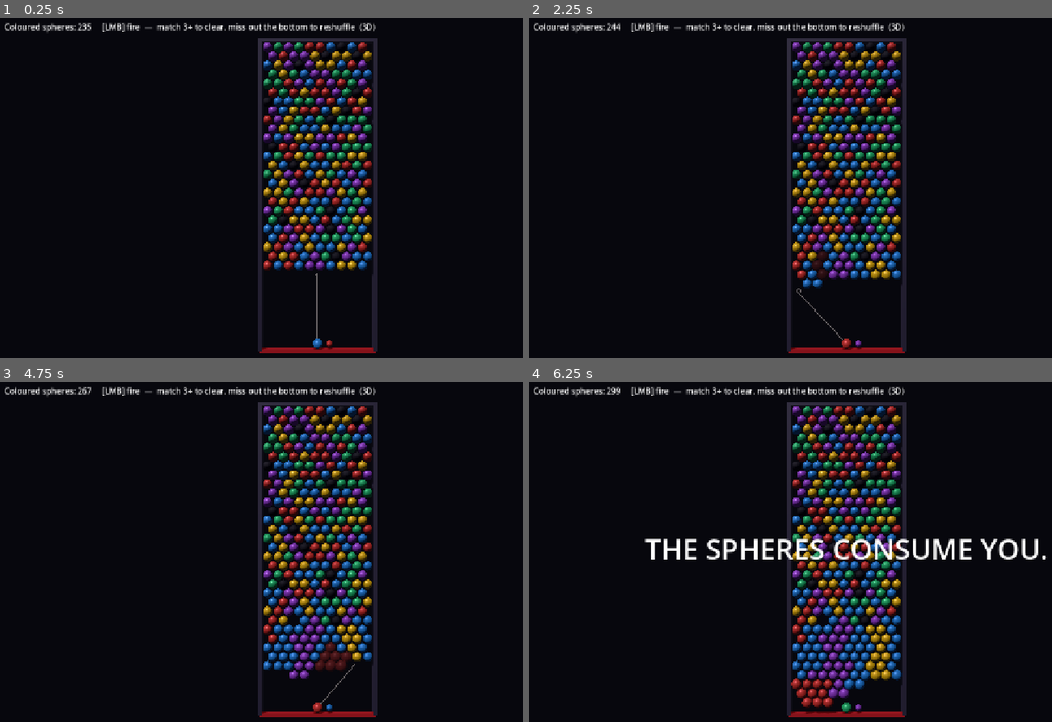
Above: before the commit, frames 1-4 (two rows, left to right).
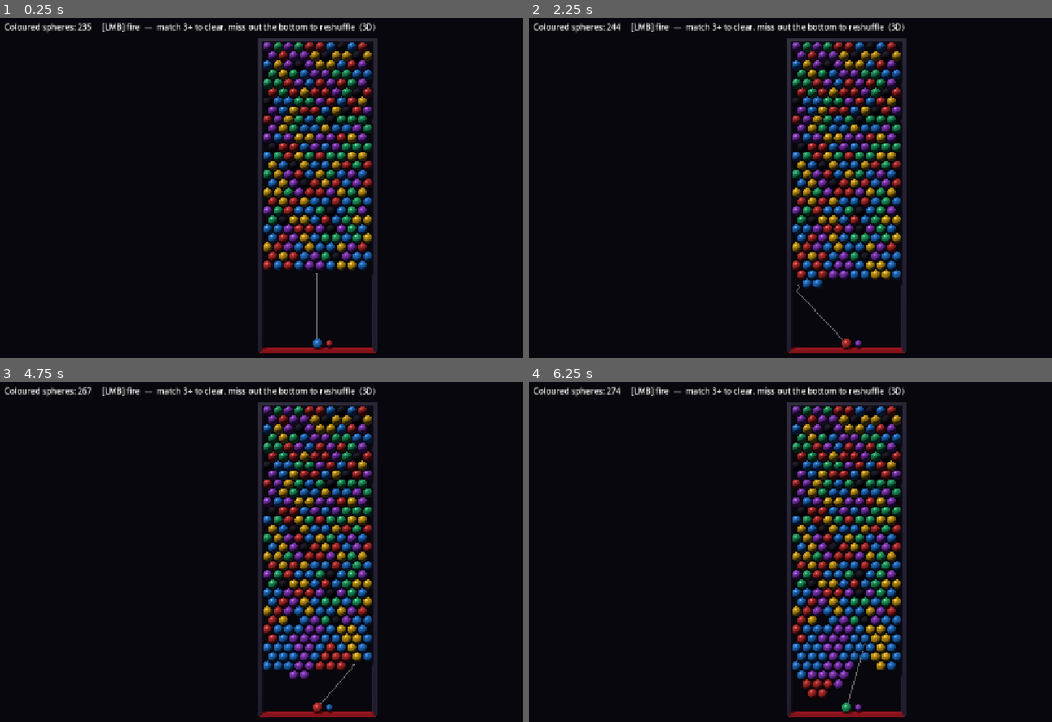
Above: after the commit, the same moments.

Repository: healplease/spheres-of-pain
Game: Godot game, scene res://scenes/level_3d.tscn
The game is run twice, just before and just after one commit, with the same random seed, the same clock (stepped at 60 frames per second) and the same inputs.
Inputs (mouse positions are in pixels of both pictures, inside the frame that each line leads up to):
- Up to frame 1 (0.25 s): no input
- Up to frame 2 (2.25 s): tap Enter at 0.5 s; move the mouse to (816, 269) at 0.52 s; press the mouse at (816, 269) at 0.53 s; move the mouse to (1041, 249) at 1.27 s; release the mouse at (1041, 249) at 1.28 s; click (1041, 249) at 1.35 s; move the mouse to (654, 140) at 2.02 s; press the mouse at (654, 140) at 2.03 s
- Up to frame 3 (4.75 s): tap Space at 2.75 s; move the mouse to (350, 558) at 2.77 s; release the mouse at (350, 558) at 2.78 s; click (350, 558) at 2.85 s; move the mouse to (219, 470) at 3.52 s; press the mouse at (219, 470) at 3.53 s; move the mouse to (460, 541) at 4.27 s; release the mouse at (460, 541) at 4.28 s; click (460, 541) at 4.35 s
- Up to frame 4 (6.25 s): move the mouse to (717, 579) at 5.02 s; press the mouse at (717, 579) at 5.03 s; tap Enter at 5.75 s; move the mouse to (910, 480) at 5.77 s; release the mouse at (910, 480) at 5.78 s; click (910, 480) at 5.85 s

The runs differ from the first frame. In frame 1, less than 0.1% of the frame differs, in the area x 60-61%, y 75-76%; in frame 2, 0.1%; in frame 3, 0.3%; in frame 4, 3.2%, in the area x 15-100%, y 1-98%.

Commit message:
graze ball and sequence popping

Diff:
--- a/scripts/core/hex.gd
+++ b/scripts/core/hex.gd
@@ -34,6 +34,25 @@
 	return out
 
 
+## Step distance between two cells on the lattice — the number of neighbour hops,
+## i.e. each cell in neighbors(a) is distance 1 from a. Computed via cube
+## coordinates so it's the true geometric hex distance, not a flood-fill.
+static func distance(a: Vector2i, b: Vector2i) -> int:
+	var ca := _to_cube(a)
+	var cb := _to_cube(b)
+	# Sum of the cube-axis deltas is always even, so this halving is exact.
+	@warning_ignore("integer_division")
+	return (abs(ca.x - cb.x) + abs(ca.y - cb.y) + abs(ca.z - cb.z)) / 2
+
+
+## odd-r offset cell -> cube coordinates (x + y + z == 0). The subtracted term is
+## always even, so the integer division is exact for negative rows too.
+static func _to_cube(cell: Vector2i) -> Vector3i:
+	var x := cell.x - (cell.y - (cell.y & 1)) / 2
+	var z := cell.y
+	return Vector3i(x, -x - z, z)
+
+
 static func cell_to_world(cell: Vector2i, origin: Vector2, d: float) -> Vector2:
 	var x_off := d * 0.5 if (cell.y & 1) == 1 else 0.0
 	return Vector2(
--- a/scripts/core/shot_simulator.gd
+++ b/scripts/core/shot_simulator.gd
@@ -10,6 +10,15 @@
 ## Walls: top (row 0 line) and sides reflect; the bottom is the miss-exit.
 ## Returns {path: PackedVector2Array, cell: Vector2i, miss: false} for a hit, or
 ## {path, miss: true} for a shot that exits the bottom without attaching.
+
+## How close (as a fraction of the cell spacing `diameter`) the moving sphere's
+## centre must come to a settled sphere's centre to count as a hit. At 0.92 the two
+## rendered spheres just touch (radius 0.46·diameter each); using less than that
+## gives the *moving* sphere a smaller hitbox than it looks, so a precise shot can
+## be threaded through a narrow gap between two field spheres — a skill play. Kept
+## above ~0.5 so a shot can't pass straight through two touching spheres. Both the
+## aim preview and the live shot run this same simulate(), so they stay identical.
+const HIT_DISTANCE_SCALE := 0.78
 
 var model: GridModel
 var diameter := 56.0
@@ -58,7 +67,7 @@
 func _nearest_occupied(p: Vector2):
 	var base := Hex.world_to_cell(p, origin, diameter)
 	var best = null
-	var bestd := diameter * 0.92
+	var bestd := diameter * HIT_DISTANCE_SCALE
 	var candidates: Array[Vector2i] = [base]
 	candidates.append_array(Hex.neighbors(base))
 	for c in candidates:
--- a/scripts/play3d/board_view_3d.gd
+++ b/scripts/play3d/board_view_3d.gd
@@ -25,6 +25,7 @@
 const SPAWN_TIME := 0.25   # grow-from-a-point duration for newly created spheres
 const POP_TIME := 0.20     # expand-and-fade duration for cleared spheres
 const POP_SCALE := 1.3     # how far a dying sphere swells before vanishing
+const POP_STAGGER := 0.1   # extra delay per unit of hex distance from the pop origin
 
 var model: GridModel
 var diameter := 56.0
@@ -62,7 +63,10 @@
 ##   removed   -> expand-and-fade pop
 ## `instant_cells` are cells that should appear full-size — e.g. the just-landed
 ## sphere, whose arrival the projectile already animated.
-func sync(instant_cells: Array = []) -> void:
+## When `pop_origin` is given (the cell the shot landed on), removed spheres pop in
+## a ripple: each waits POP_STAGGER per unit of hex distance from that origin, so
+## the cluster clears outward from the impact. Without it, all pops fire at once.
+func sync(instant_cells: Array = [], pop_origin = null) -> void:
 	# Added + recoloured.
 	for cell in model.cells:
 		var c: int = model.cells[cell]
@@ -78,7 +82,10 @@
 		if not model.cells.has(cell):
 			gone.append(cell)
 	for cell in gone:
-		_pop(cell)
+		var delay := 0.0
+		if pop_origin != null:
+			delay = Hex.distance(pop_origin, cell) * POP_STAGGER
+		_pop(cell, delay)
 
 
 func _mat_for(color: int) -> Material:
@@ -111,10 +118,21 @@
 
 ## Clear a sphere with an expand-and-fade pop, then free it. Removed from the
 ## tracking dict up front so a fast follow-up shot can refill the cell with a
-## fresh instance (the dying one keeps animating independently).
-func _pop(cell: Vector2i) -> void:
+## fresh instance (the dying one keeps animating independently). `delay` defers the
+## start of the animation (the sphere sits full-size until its turn in the ripple).
+func _pop(cell: Vector2i, delay := 0.0) -> void:
 	var mi: MeshInstance3D = _spheres[cell]
 	_spheres.erase(cell)
+	if delay > 0.0:
+		get_tree().create_timer(delay).timeout.connect(_play_pop.bind(mi))
+	else:
+		_play_pop(mi)
+
+
+## Run the expand-and-fade on an already-detached sphere, then free it.
+func _play_pop(mi: MeshInstance3D) -> void:
+	if not is_instance_valid(mi):
+		return
 	# Materials are shared across same-colour spheres; duplicate so fading this
 	# one doesn't fade the others.
 	var m := mi.material_override.duplicate() as StandardMaterial3D
--- a/scripts/play3d/level_controller_3d.gd
+++ b/scripts/play3d/level_controller_3d.gd
@@ -365,7 +365,9 @@
 			" orphaned=", res.orphaned.size(), " coloured=", model.count_colored())
 	if not res.did_pop:
 		model.grow()
-	board.sync([cell])   # the landed sphere appears full-size; grown spheres animate in
+	# On a pop, ripple the clear outward from the impact cell; on a dud the grown
+	# spheres just animate in (no removals, so pop_origin is irrelevant).
+	board.sync([cell], cell)   # the landed sphere appears full-size; grown spheres animate in
 	_advance_load()
 	shooter.enabled = true
 	_check_end()
--- /dev/null
+++ b/tests/test_hex.gd
@@ -0,0 +1,33 @@
+extends GutTest
+
+## Tests for Hex.distance — the odd-r offset hex step-distance used to time the
+## ripple pop. Each neighbour must be exactly one step away; distance is symmetric
+## and zero to self.
+
+
+func test_distance_to_self_is_zero() -> void:
+	assert_eq(Hex.distance(Vector2i(4, 3), Vector2i(4, 3)), 0, "a cell is distance 0 from itself")
+
+
+func test_every_neighbour_is_distance_one() -> void:
+	# Check on both row parities, including negative rows (cube halving must stay exact).
+	for cell in [Vector2i(5, 0), Vector2i(5, 1), Vector2i(3, 4), Vector2i(2, -1)]:
+		for nb in Hex.neighbors(cell):
+			assert_eq(Hex.distance(cell, nb), 1,
+				"%s -> %s is one step" % [cell, nb])
+
+
+func test_distance_is_symmetric() -> void:
+	var a := Vector2i(1, 0)
+	var b := Vector2i(7, 5)
+	assert_eq(Hex.distance(a, b), Hex.distance(b, a), "distance is symmetric")
+
+
+func test_two_steps_along_a_row() -> void:
+	# Two cells over on the same row are two steps apart.
+	assert_eq(Hex.distance(Vector2i(2, 0), Vector2i(4, 0)), 2, "two columns over is distance 2")
+
+
+func test_straight_down_two_rows() -> void:
+	# Going down two rows in the same column: each row step is one hop, so distance 2.
+	assert_eq(Hex.distance(Vector2i(3, 2), Vector2i(3, 4)), 2, "two rows down (same col) is distance 2")
--- a/tests/test_shot.gd
+++ b/tests/test_shot.gd
@@ -35,3 +35,25 @@
 	var sim := s.simulate(Vector2(640, 690), Vector2(0, -1))
 	assert_false(sim.get("miss", true), "straight-up into a stack should hit")
 	assert_true(sim.has("cell"), "a hit returns a snap cell")
+
+
+# --- threading: the moving sphere's hitbox is smaller than it looks --------------
+# Cell (5, 3) sits at world x = 654 (odd row, +28 offset). A straight-up shot grazes
+# it at a perpendicular distance equal to |654 - muzzle.x|.
+
+func test_close_pass_threads_the_gap() -> void:
+	# 47 px away: inside where two rendered spheres would touch (0.92·56 ≈ 51), but
+	# outside the reduced flying hitbox (0.78·56 ≈ 44) — so the shot slips past.
+	var s := _make_sim()
+	s.model.cells[Vector2i(5, 3)] = 0
+	var sim := s.simulate(Vector2(654.0 - 47.0, 690), Vector2(0, -1))
+	assert_true(sim.get("miss", false), "a 47px graze threads past, not a hit")
+
+
+func test_near_pass_still_hits() -> void:
+	# 30 px away: well within the flying hitbox, so it still collides and attaches.
+	var s := _make_sim()
+	s.model.cells[Vector2i(5, 3)] = 0
+	var sim := s.simulate(Vector2(654.0 - 30.0, 690), Vector2(0, -1))
+	assert_false(sim.get("miss", true), "a 30px pass is inside the hitbox and hits")
+	assert_true(sim.has("cell"), "a hit returns a snap cell")
Not shown, added: tests/test_hex.gd.uid
